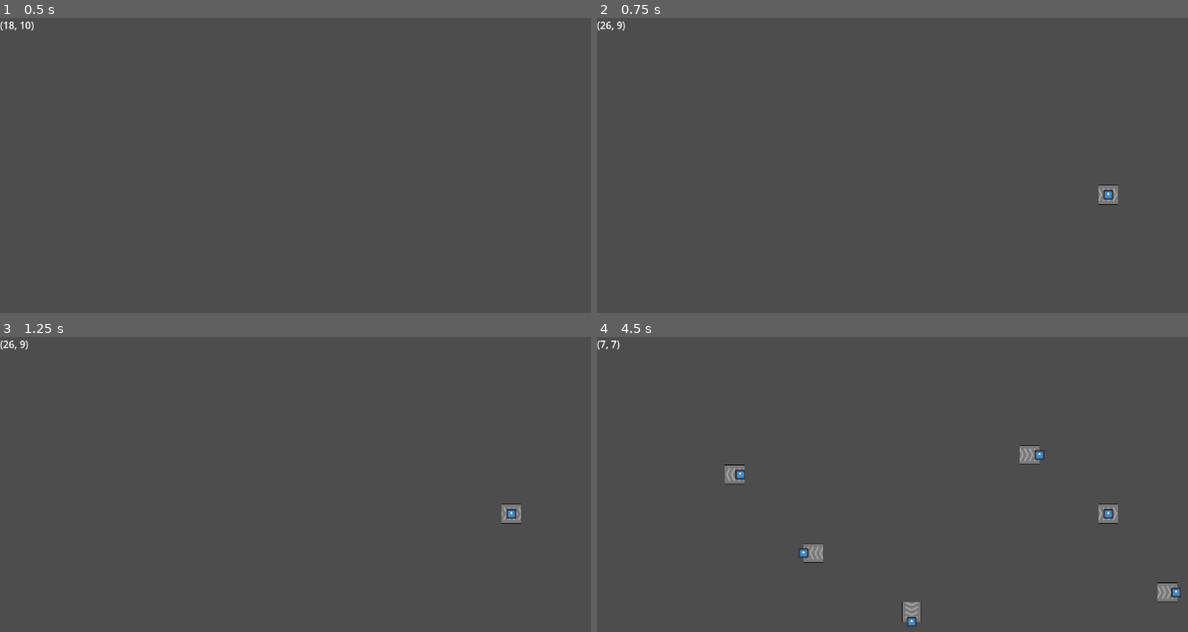
Above: before the commit, frames 1-4 (two rows, left to right).
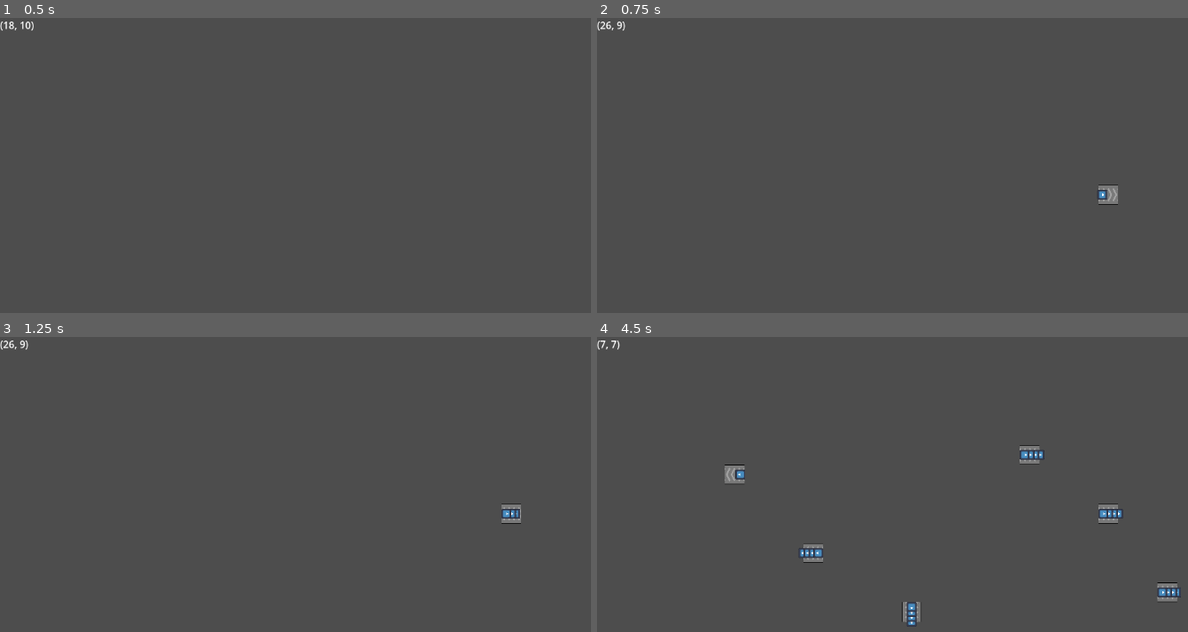
Above: after the commit, the same moments.

Repository: BielMaxBR/jam-da-agua
Game: Godot game, scene res://scenes/root.tscn
The game is run twice, just before and just after one commit, with the same random seed, the same clock (stepped at 60 frames per second) and the same inputs. The engine's default icon, where the game draws it, is replaced by a stand-in: a white triangle on a blue panel in a dark square.
Inputs (mouse positions are in pixels of both pictures, inside the frame that each line leads up to):
- Up to frame 1 (0.5 s): no input
- Up to frame 2 (0.75 s): tap Enter at 0.5 s; move the mouse to (1105, 197) at 0.52 s; press the mouse at (1105, 197) at 0.53 s
- Up to frame 3 (1.25 s): no input
- Up to frame 4 (4.5 s): tap Space at 1.25 s; move the mouse to (809, 555) at 1.27 s; release the mouse at (809, 555) at 1.28 s; click (809, 555) at 1.35 s; tap Enter at 2 s; move the mouse to (1022, 449) at 2.02 s; press the mouse at (1022, 449) at 2.03 s; move the mouse to (916, 614) at 2.77 s; release the mouse at (916, 614) at 2.78 s; click (916, 614) at 2.85 s; move the mouse to (1164, 596) at 3.52 s; press the mouse at (1164, 596) at 3.53 s; move the mouse to (738, 475) at 4.27 s; release the mouse at (738, 475) at 4.28 s; click (738, 475) at 4.35 s

Frame 1 is identical in both runs. In frame 2, less than 0.1% of the frame differs, in the area x 84-88%, y 58-62%; in frame 3, less than 0.1%; in frame 4, 0.6%, in the area x 23-99%, y 38-98%.

Commit message:
tentativas fracassadas de um y-sort nos itens

Diff:
--- a/project.godot
+++ b/project.godot
@@ -18,6 +18,7 @@
 [autoload]
 
 GridManager="*uid://6kvqm110hog5"
+Globals="*uid://drrbkkgk1mcj4"
 
 [input]
 
--- a/scripts/AnimationData.gd
+++ b/scripts/AnimationData.gd
@@ -4,12 +4,14 @@
 var actual_frame: float = 0
 var max_frames: int
 var anim_speed: float
-#var sheet_size: Vector2i
+
 var frame_size: Vector2i
 var direction: Vector2 = Vector2.LEFT
+
 var sheetRID: RID
 var canvas_item: RID
 var canvas: RID
+
 var is_playing: bool = true
 var is_synced = true
 
@@ -17,6 +19,9 @@
 	canvas = _canvas
 	canvas_item = RenderingServer.canvas_item_create()
 	RenderingServer.canvas_item_set_parent(canvas_item, canvas)
+	RenderingServer.canvas_item_set_draw_index(canvas_item,1)
+	RenderingServer.canvas_item_set_sort_children_by_y(canvas_item,true)
+
 
 func update_frame(delta: float, grid_pos: Vector2i, clock: float):
 	if not is_playing: return
--- a/scripts/Belt.gd
+++ b/scripts/Belt.gd
@@ -8,16 +8,20 @@
 var items : Array[Dictionary] = []
 var max_items = 4
 
+signal rendering
+
 func add_item(item:Item):
 	var canvas_item = RenderingServer.canvas_item_create()
-	RenderingServer.canvas_item_set_parent(canvas_item, anim_data.canvas)
-	RenderingServer.canvas_item_set_draw_index(canvas_item,1)
 	var block = {
 		"item": item,
 		"offset": 0.0,
 		"canvas_item": canvas_item
 	}
 	items.append(block)
+	await self.rendering
+	RenderingServer.canvas_item_set_parent(canvas_item, anim_data.canvas_item)
+	RenderingServer.canvas_item_set_draw_index(canvas_item,1)
+	RenderingServer.canvas_item_set_sort_children_by_y(canvas_item,true)
 	#render_item(block)
 
 func pop_item() -> Item:
@@ -30,9 +34,9 @@
 	anim_data.sheetRID = texture.get_rid()
 	anim_data.direction = direction
 	add_item(Item.new(preload("res://icon.svg")))
-	#add_item(Item.new(preload("res://icon.svg")))
-	#add_item(Item.new(preload("res://icon.svg")))
-	#add_item(Item.new(preload("res://icon.svg")))
+	add_item(Item.new(preload("res://icon.svg")))
+	add_item(Item.new(preload("res://icon.svg")))
+	add_item(Item.new(preload("res://icon.svg")))
 
 
 func update(delta: float):
@@ -41,19 +45,23 @@
 		var change = min(block.offset+delta,  1 - i/max_items)
 		if change != block.offset:
 			block.offset = change
-			render_item(block)
+
+func render(delta: float,clock: float) -> void:
+	anim_data.update_frame(delta,position, clock)
+	for block in items:
+		render_item(block)
 
 func render_item(block: Dictionary):
+	rendering.emit()
 	var item_size := Vector2(16,16)
 
-
-	var offset = item_size/2 + item_size*direction - Vector2(32,32)*block.offset*direction #sim numero magico
+	var offset = item_size/2 - Vector2(0,item_size.y) - Vector2(32,32)*block.offset*Vector2.UP #sim numero magico
 
 	var position_rect = Rect2(-offset.x, -offset.y, item_size.x, item_size.y)
 
 	var real_pos = position * GridManager.TILE_SIZE
 
-	var transform = Transform2D(0,real_pos)
+	var transform = Transform2D(0,Vector2.ZERO)
 	RenderingServer.canvas_item_clear(block.canvas_item)
 	RenderingServer.canvas_item_add_texture_rect(block.canvas_item,position_rect,block.item.texture)
 	RenderingServer.canvas_item_set_transform(block.canvas_item, transform)
--- /dev/null
+++ b/scripts/Globals.gd
@@ -0,0 +1,3 @@
+extends Node
+
+var root : Node2D
--- a/scripts/GridManager.gd
+++ b/scripts/GridManager.gd
@@ -2,9 +2,17 @@
 
 var grid: Dictionary[Vector2i,Tile] = {}
 
-var global_list: Array[Tile] = []
+var render_list: Array[Vector2] = []
+
+var global_canvas_item := RenderingServer.canvas_item_create()
+
 
 var TILE_SIZE = Vector2i(32,32)
+
+func _init() -> void:
+	RenderingServer.canvas_item_set_sort_children_by_y(global_canvas_item,true)
+func _ready() -> void:
+	RenderingServer.canvas_item_set_parent(global_canvas_item,Globals.root.get_canvas())
 
 func has_structure(pos:Vector2i):
 	return grid.has(pos)
@@ -12,17 +20,25 @@
 func add_structure(struct: Tile,pos:Vector2i):
 	if grid.get(pos) != null: return
 	grid.set(pos,struct)
-	global_list.append(struct)
+
+	for i in len(render_list):
+		var actual_pos = render_list[i]
+		if actual_pos.y >= pos.y:
+			render_list.insert(i,pos)
+			return
+	render_list.append(pos)
 
 func delete_strucutre(pos: Vector2):
-	var tile = grid.get(pos)
-	global_list.erase(tile)
+	render_list.erase(pos)
 	grid.erase(pos)
 
 var clock = 0
 func _process(delta: float) -> void:
 	clock += delta
-	for tile: Tile in global_list:
+	for tile: Tile in grid.values():
 		tile.update(delta)
-	for tile: Tile in grid.values():
-		tile.anim_data.update_frame(delta,tile.position, clock)
+	for pos: Vector2i in render_list:
+		var tile = grid.get(pos)
+		#print(pos.y)
+		tile.render(delta,clock)
+	#print('----------------')
--- a/scripts/Tile.gd
+++ b/scripts/Tile.gd
@@ -15,3 +15,6 @@
 
 @abstract
 func update(delta: float) -> void
+
+@abstract
+func render(delta: float,clock: float) -> void
--- a/scripts/root.gd
+++ b/scripts/root.gd
@@ -6,7 +6,8 @@
 #var item = RenderingServer.canvas_item_create()
 #var trans = Transform2D(0, Vector2(100,100))
 
-#func _ready() -> void:
+func _init() -> void:
+	Globals.root = self
 
 func _physics_process(delta: float) -> void:
 	var pos: Vector2i = get_global_mouse_position()
@@ -14,7 +15,7 @@
 
 	$Label.text = "(%s, %s)" % [pos.x,pos.y]
 	if Input.is_action_pressed("click") and not GridManager.has_structure(pos):
-		var belt := Belt.new(get_canvas(), pos)
+		var belt := Belt.new(GridManager.global_canvas_item,pos)
 		GridManager.add_structure(belt,pos)
 		var speed = Input.get_last_mouse_screen_velocity().normalized()
 		var dir = Vector2()
Not shown, added: scripts/Globals.gd.uid
